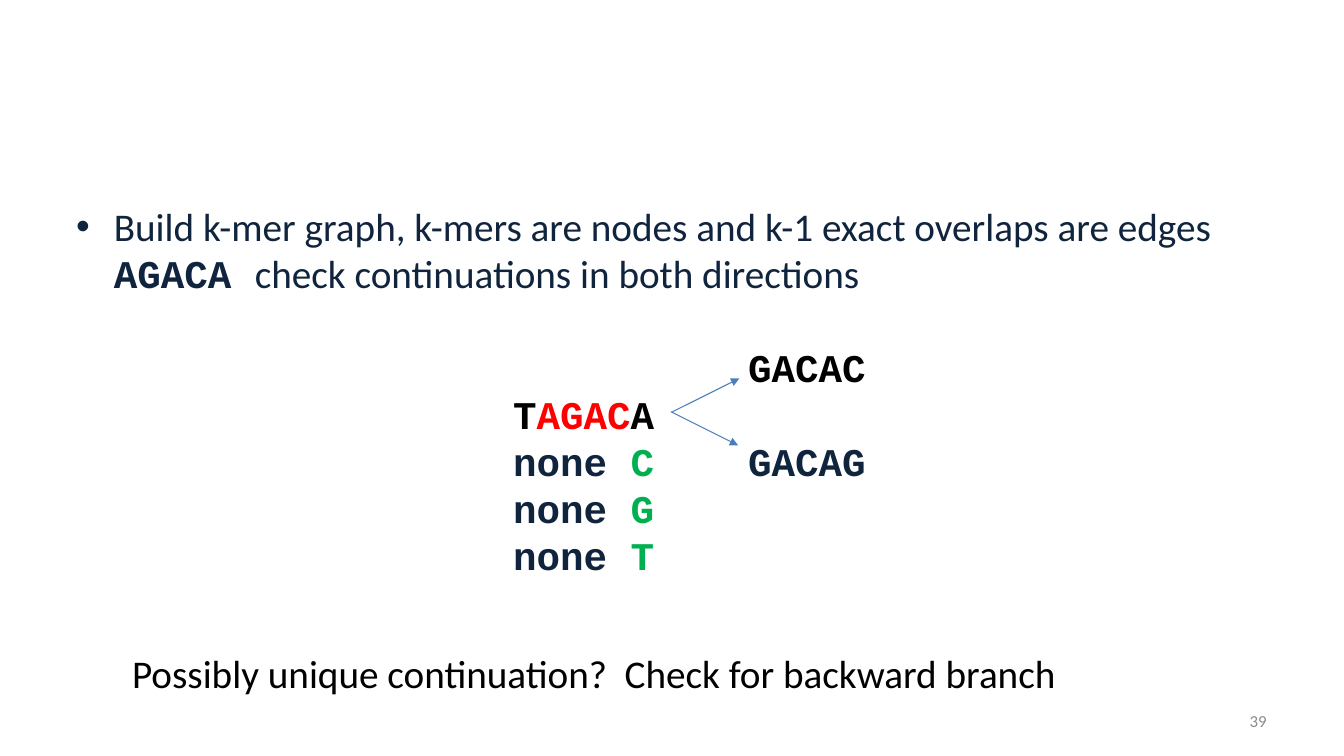
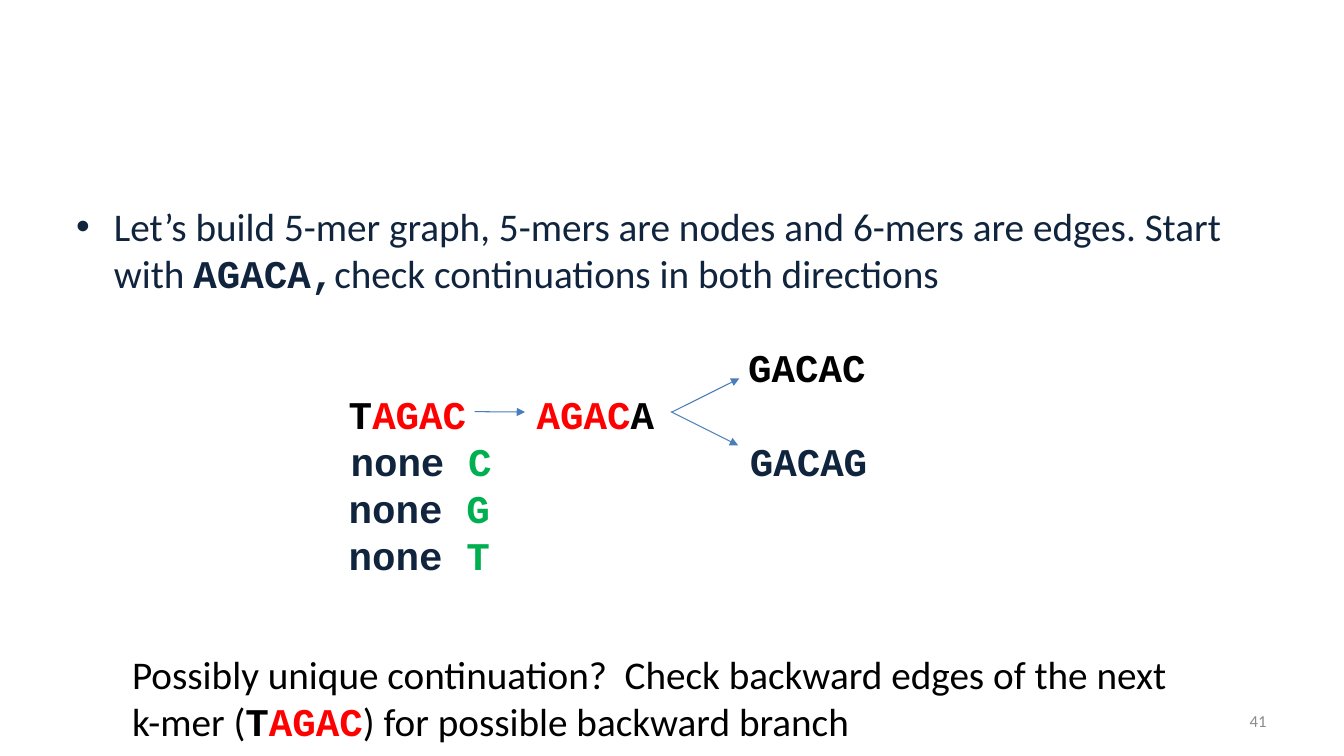
Before and after one commit to alekseyzimin/BME-Algorithms-for-Analysis-of-Genomic-Data, a slide deck: slide 41 of Fall 2026/Week 5 -- Genome Assembly Algorithms.pptx (slide 39 before the commit). Drawn at 1344x756 pixels with LibreOffice and Linux fonts; fonts in the diff are those of the drawing; background and template pictures are left out. Boxes give left, top, right and bottom in pixels: in the first picture for what was removed or moved away, otherwise in the second. Text is boxed around its words. In the diff, an @@ line names an element or a change of style, - is before the commit and + after.

```diff
--- a/Fall 2026/Week 5 -- Genome Assembly Algorithms.pptx
+++ b/Fall 2026/Week 5 -- Genome Assembly Algorithms.pptx
@@ text at [114, 213, 1221, 571]: text changed @@
-• Build k-mer graph, k-mers are nodes and k-1 exact overlaps are edges
-  AGACA check continuations in both directions
-  GACAC
-  TAGACA
-  none C GACAG
-  none G
-  none T none A
+• Let’s build 5-mer graph, 5-mers are nodes and 6-mers are edges. Start with AGACA,check continuations in both directions
+  GACAC
+  TAGAC AGACA
+  we can colnone C GACAG
+  none G
+  none T
+  none Acolla
@@ arrow added from (475, 411) to (525, 412), #4B7EBC 0.75 pt @@
@@ text at [132, 661, 1167, 743]: text changed @@
-Possibly unique continuation? Check for backward branch
+Possibly unique continuation? Check backward edges of the next k-mer (TAGAC) for possible backward branch
@@ page number at [1250, 716, 1267, 727]: text changed @@
-39
+41
```
Also in this commit, not shown: 21 other slides changed, 5 slides added.
